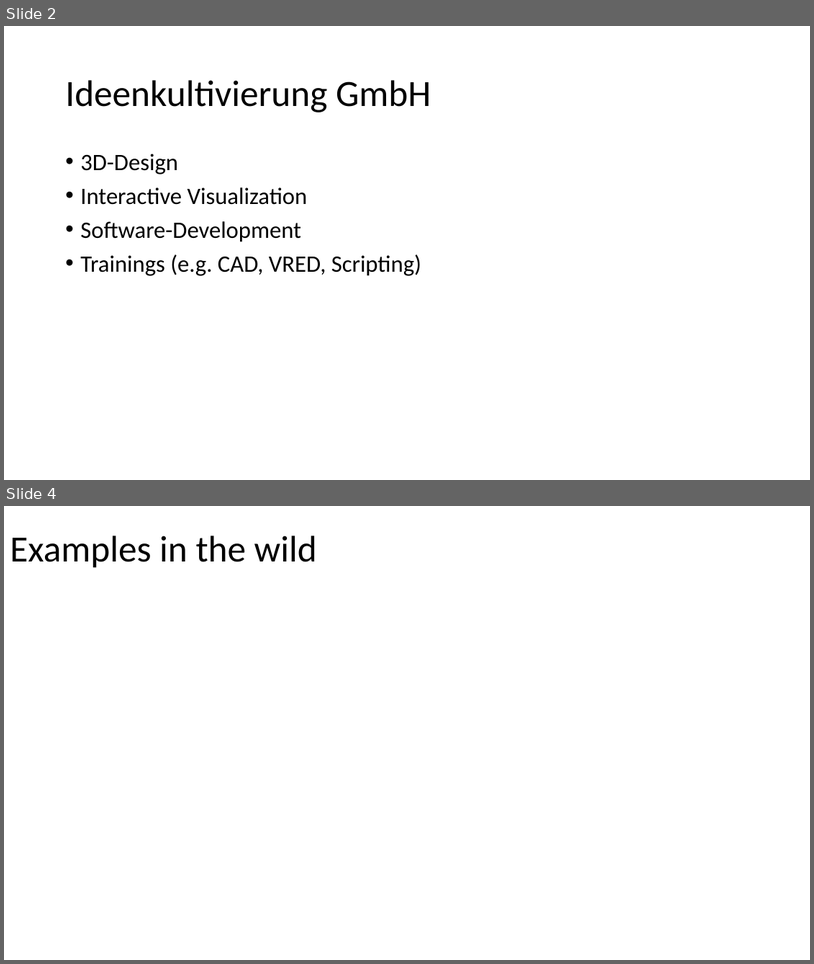
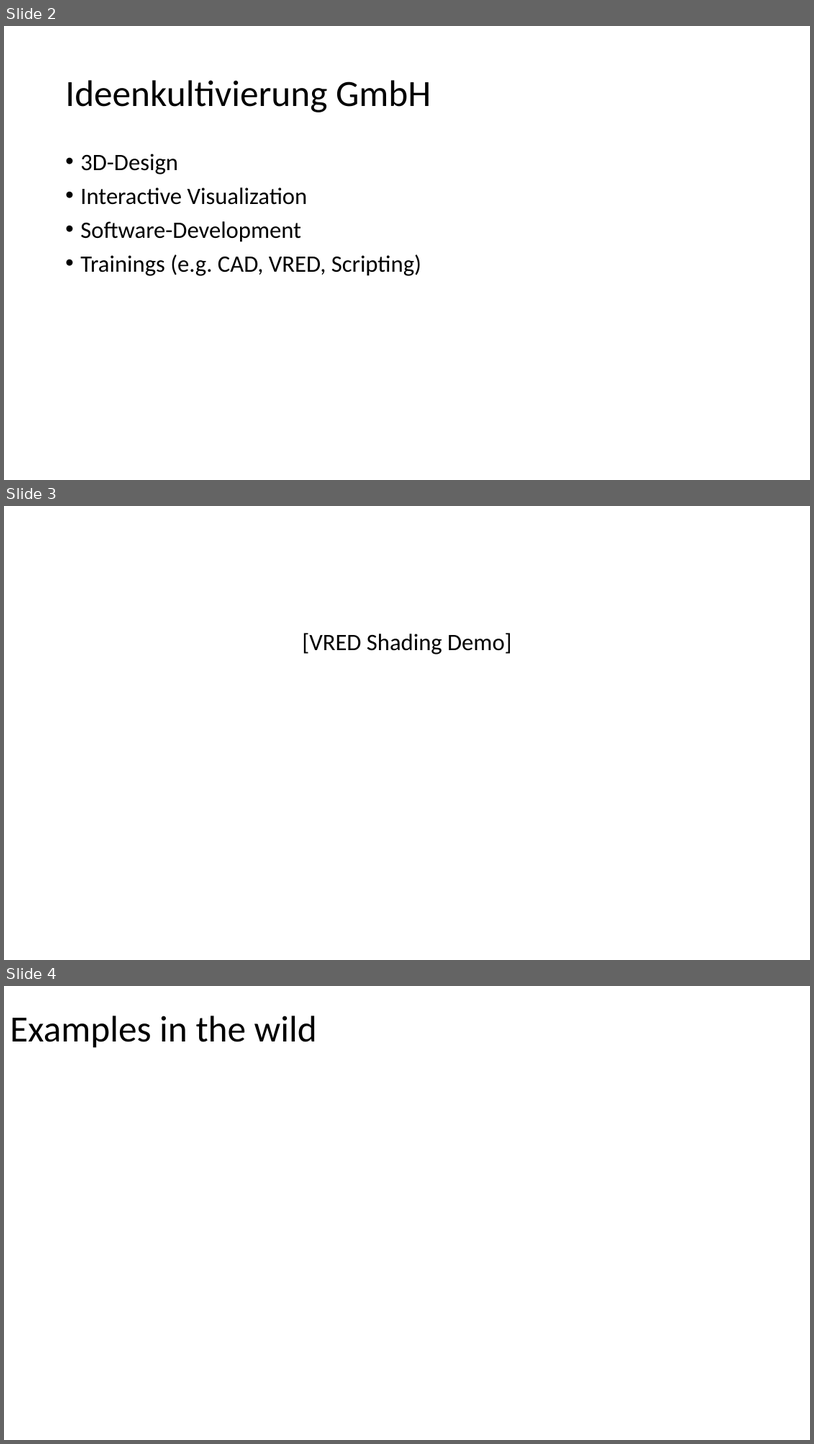
Before and after one commit to ideenkultivierung/alias-days-shader-pipeline, a slide deck: presentation/Python based Shaderpipeline in VRED.pptx. Shown one above the other, each under a label of ours: slides 2 and 4 before the commit, slides 2, 3 and 4 after it; the slides between them are not shown. The pictures are 814x964 and 814x1444 pixels, drawn with LibreOffice and Linux fonts; fonts in the diff are those of the drawing; background and template pictures are left out. Boxes give left, top, right and bottom in pixels: in the first picture for what was removed or moved away, otherwise in the second. Text is boxed around its words. In the diff, an @@ line names an element or a change of style, - is before the commit and + after.

```diff
--- a/presentation/Python based Shaderpipeline in VRED.pptx
+++ b/presentation/Python based Shaderpipeline in VRED.pptx
@@ slide 3 added at (4,506,810,960), background #FFFFFF @@
@@ text added at (302,633,512,654), 28 pt, text #000000 @@
+[VRED Shading Demo]
```
Also in this commit, not shown: 2 other slides added, 1 slide removed, 3 other files.
